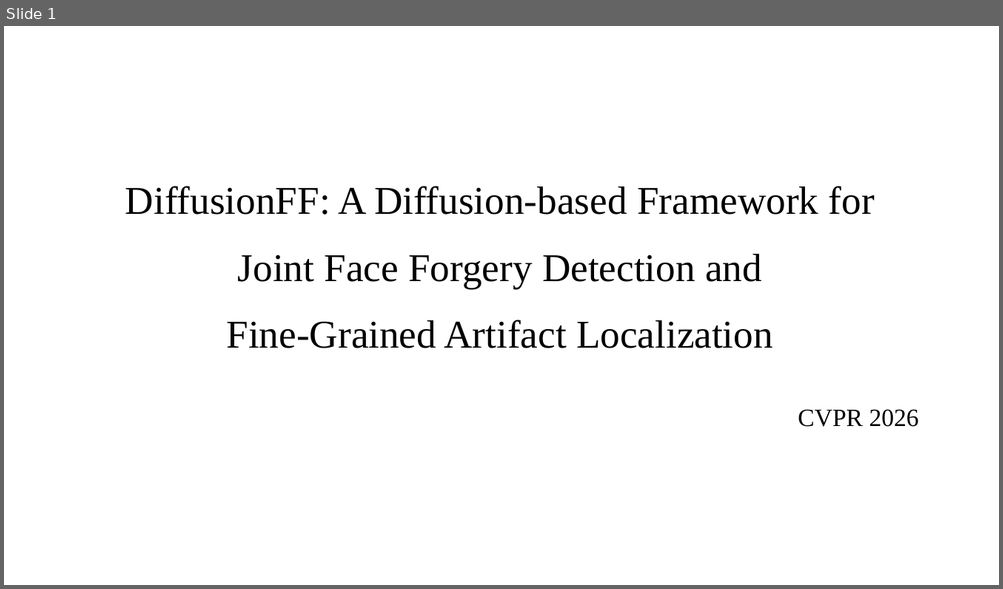
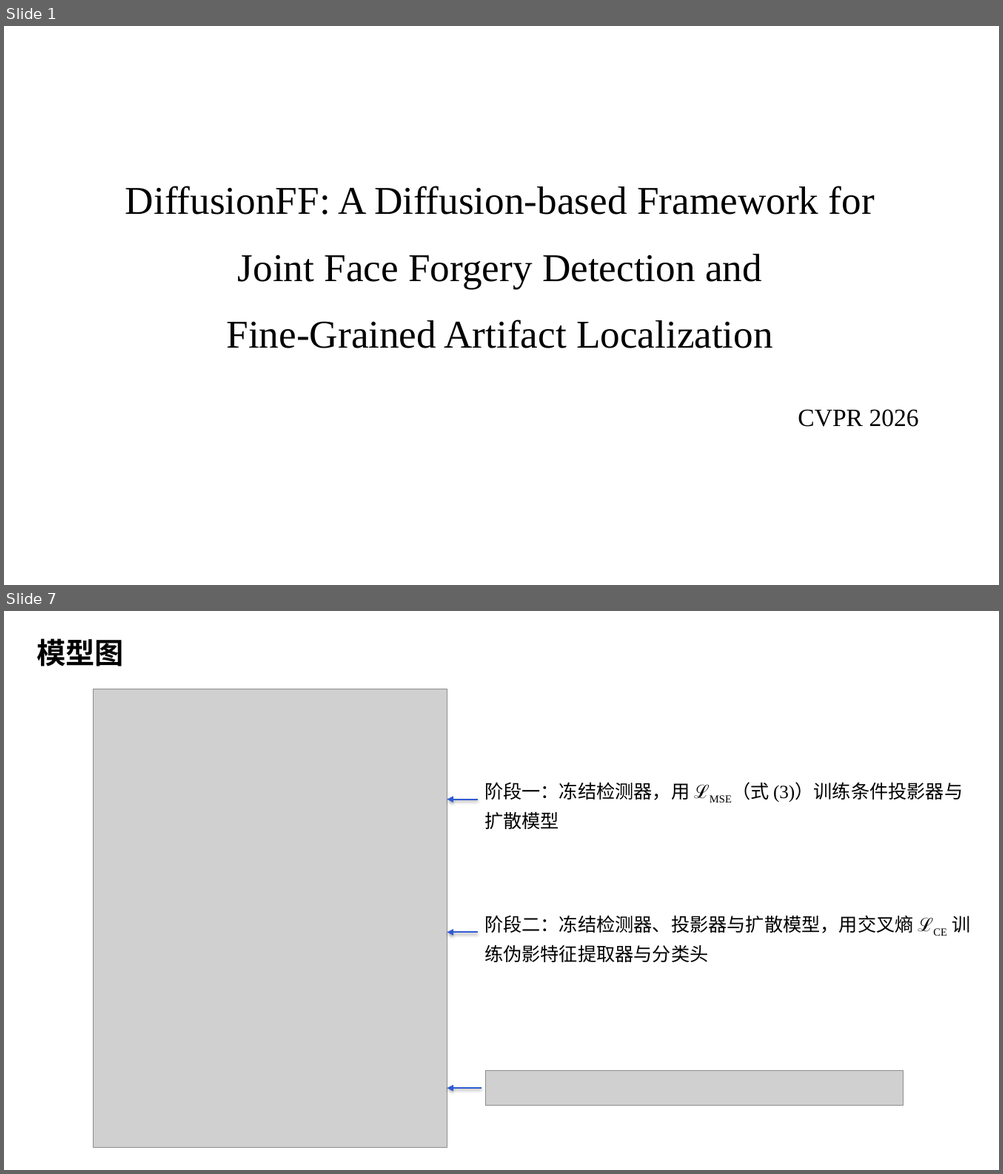
Before and after one commit to hljuzyc/Semantic-Segmentation, a slide deck: DiffusionFF汇报/DiffusionFF汇报.pptx. Shown one above the other, each under a label of ours: slide 1 before the commit, slides 1 and 7 after it; the slides between them are not shown. The pictures are 1003x589 and 1003x1174 pixels, drawn with LibreOffice and Linux fonts; fonts in the diff are those of the drawing; grey boxes stand for pictures. Boxes give left, top, right and bottom in pixels: in the first picture for what was removed or moved away, otherwise in the second. Text is boxed around its words. In the diff, an @@ line names an element or a change of style, - is before the commit and + after.

```diff
--- a/DiffusionFF汇报/DiffusionFF汇报.pptx
+++ b/DiffusionFF汇报/DiffusionFF汇报.pptx
@@ slide 7 added at bbox=[4, 611, 999, 1170], background #FFFFFF @@
@@ text added at bbox=[37, 638, 123, 667], 28 pt, text #000000, bold @@
+模型图
@@ picture added at bbox=[94, 689, 447, 1148] @@
@@ text added at bbox=[484, 782, 962, 829], 18 pt, text #000000 @@
+阶段一：冻结检测器，用 ℒMSE（式 (3)）训练条件投影器与扩散模型
@@ arrow added from (478, 800) to (447, 800), #2F5BD3 1.5 pt @@
@@ text added at bbox=[484, 915, 970, 963], 18 pt, text #000000 @@
+阶段二：冻结检测器、投影器与扩散模型，用交叉熵 ℒCE 训练伪影特征提取器与分类头
@@ arrow added from (478, 933) to (447, 933), #2F5BD3 1.5 pt @@
@@ picture added at bbox=[485, 1071, 903, 1105] @@
@@ arrow added from (481, 1088) to (447, 1088), #2F5BD3 1.5 pt @@
```
Also in this commit, not shown: 2 slides changed, 9 other slides added, 23 slides removed, 28 other files.
